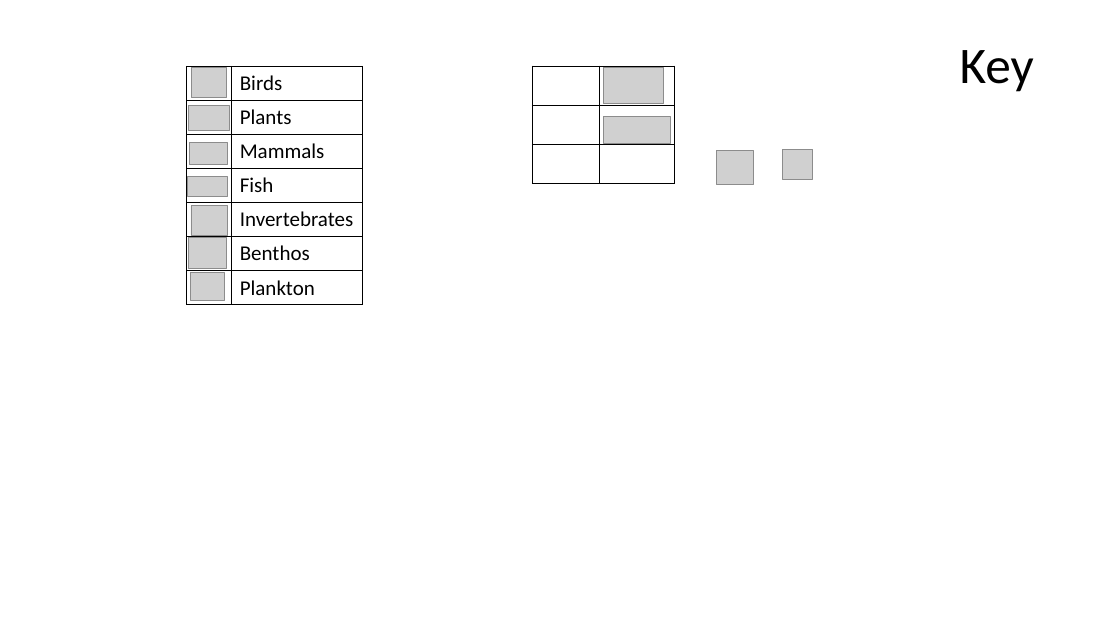
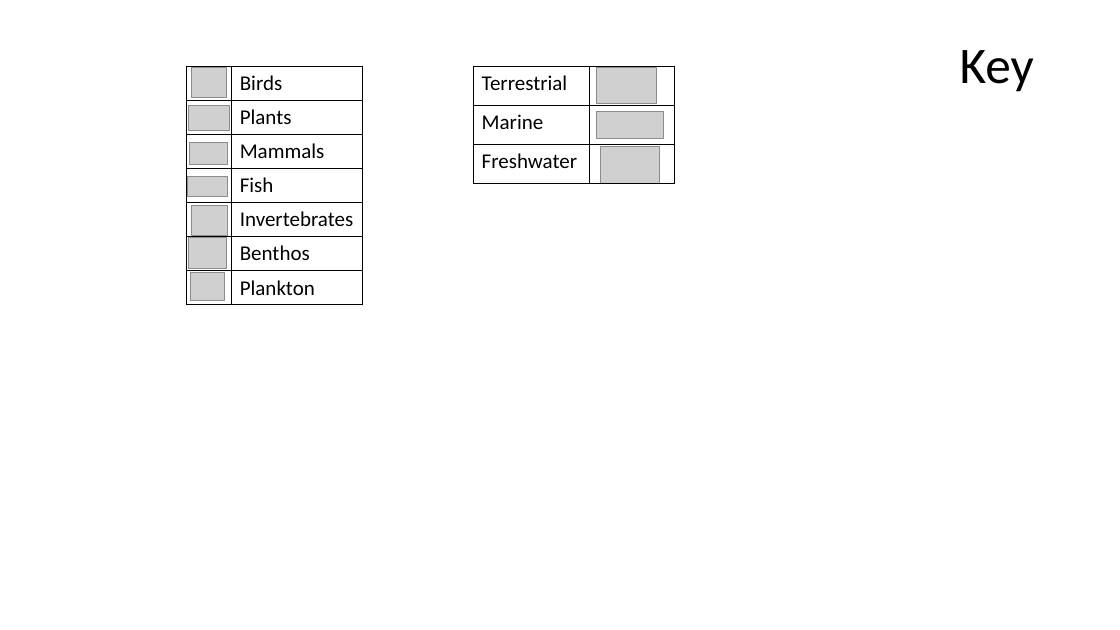
Before and after one commit to hurlbertlab/core-transient, a slide deck: slide 1 of output/plots/all_figs_with_legends.pptx. Drawn at 1120x630 pixels with LibreOffice and Linux fonts; fonts in the diff are those of the drawing; grey boxes stand for pictures. Boxes give left, top, right and bottom in pixels: in the first picture for what was removed or moved away, otherwise in the second. Text is boxed around its words. In the diff, an @@ line names an element or a change of style, - is before the commit and + after.

```diff
--- a/output/plots/all_figs_with_legends.pptx
+++ b/output/plots/all_figs_with_legends.pptx
@@ table at bbox=[473, 66, 675, 183] @@
-row 1, column 1: 
+row 1, column 1: Terrestrial
-row 2, column 1: 
+row 2, column 1: Marine
-row 3, column 1: 
+row 3, column 1: Freshwater
@@ table: place and size @@
-table at bbox=[533, 66, 675, 183]
+table at bbox=[473, 66, 675, 183]
@@ picture: place and size @@
-picture at bbox=[603, 67, 664, 103]
+picture at bbox=[597, 67, 657, 103]
@@ picture: place and size @@
-picture at bbox=[603, 116, 670, 143]
+picture at bbox=[597, 111, 664, 138]
@@ picture added at bbox=[601, 146, 660, 184] @@
@@ picture removed at bbox=[716, 150, 753, 184] @@
@@ picture removed at bbox=[783, 150, 813, 180] @@
```
Also in this commit, not shown: 4 other slides changed, 24 other files.
